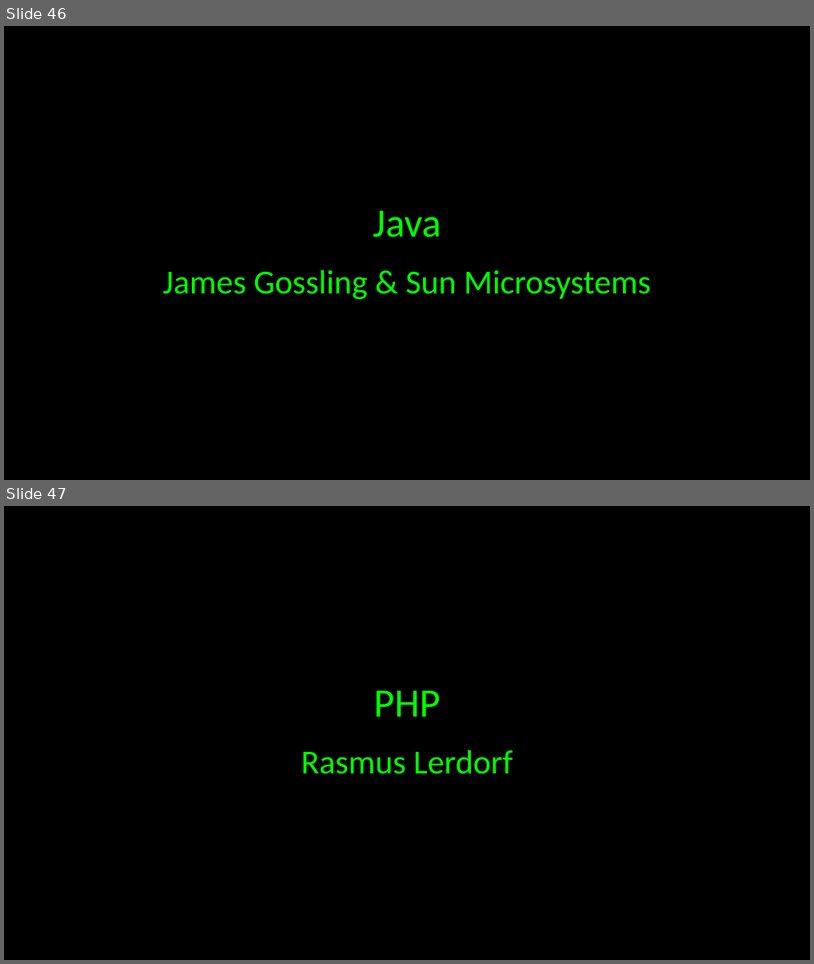
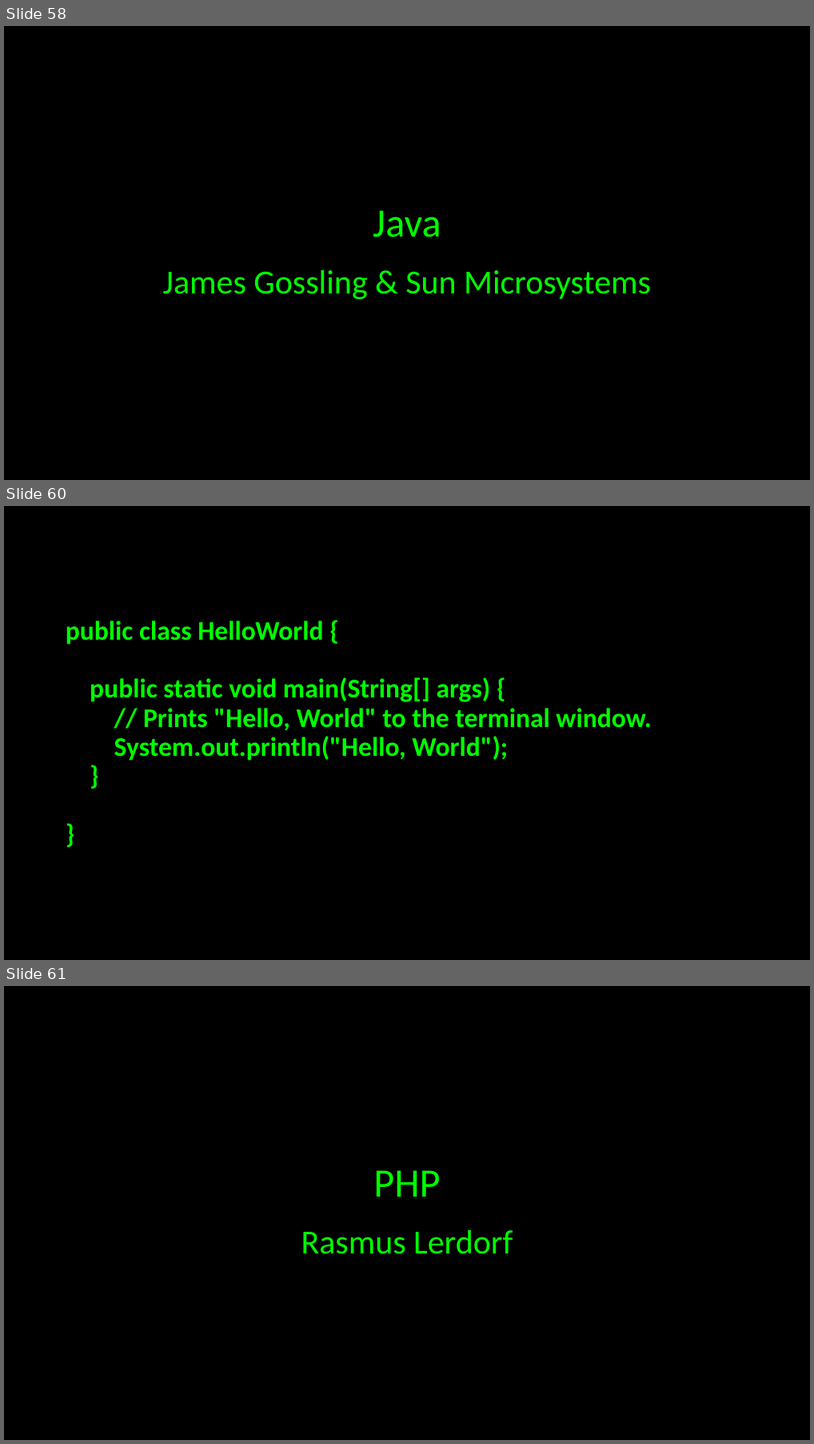
Before and after one commit to JustCodeandChill/Objective-C-presentation, a slide deck: OBJECTIVE-C.pptx. Shown one above the other, each under a label of ours: slides 46 and 47 before the commit, slides 58, 60 and 61 after it; the slides between them are not shown. The pictures are 814x964 and 814x1444 pixels, drawn with LibreOffice and Linux fonts; fonts in the diff are those of the drawing. Boxes give left, top, right and bottom in pixels: in the first picture for what was removed or moved away, otherwise in the second. Text is boxed around its words. In the diff, an @@ line names an element or a change of style, - is before the commit and + after.

```diff
--- a/OBJECTIVE-C.pptx
+++ b/OBJECTIVE-C.pptx
@@ slide 60 added at box(4, 506, 810, 960), background #000000 @@
@@ title added at box(66, 620, 651, 760), 32 pt, text #00FF00, bold @@
+public class HelloWorld {
+public static void main(String[] args) {
+// Prints "Hello, World" to the terminal window.
+System.out.println("Hello, World");
+}
+}
@@ what was slide 46 is now slide 58 @@
@@ what was slide 47 is now slide 61 @@
```
Also in this commit, not shown: 4 slides changed, 15 other slides added.
